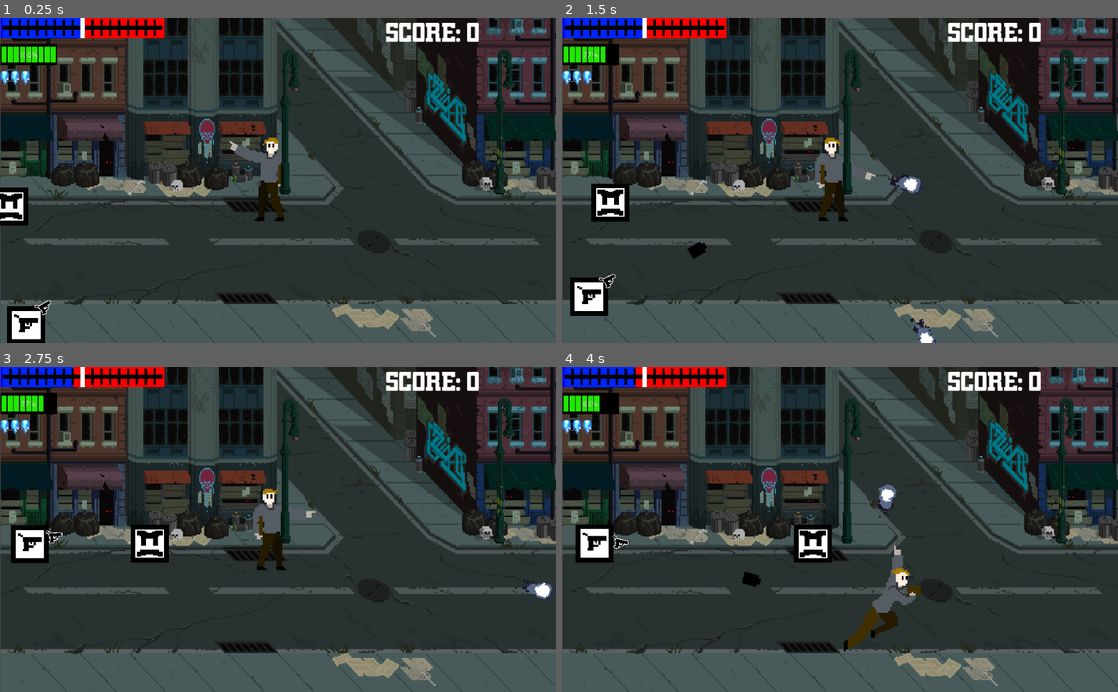
Above: before the commit, frames 1-4 (two rows, left to right).
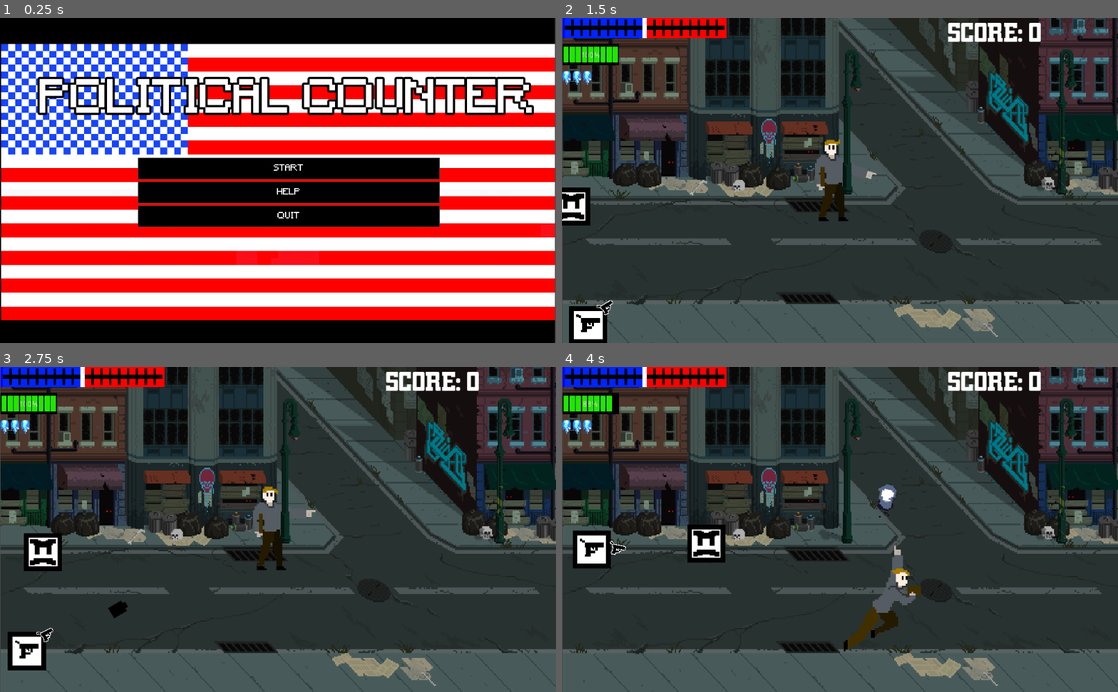
Above: after the commit, the same moments.

Repository: Fronzalo/Political_Counter
Game: Godot game, scene res://Title.tscn
Two runs of this game, one before a commit and one after it. Both use one fixed random seed, a clock stepped at 60 frames per second and the inputs below. Before the commit the project starts from res://Testing grounds.tscn.
Inputs (mouse positions are in pixels of both pictures, inside the frame that each line leads up to):
- Up to frame 1 (0.25 s): no input
- Up to frame 2 (1.5 s): click (851, 193) at 0.5 s, where only the run after the commit has a clickable "HELP"; click (851, 167) at 1.25 s, where only the run after the commit has a clickable "START"
- Up to frame 3 (2.75 s): tap Enter (select) at 2 s; move the mouse to (400, 513) at 2.02 s; hold D (right) from 2.03 s (still down); right-click (400, 513) at 2.1 s
- Up to frame 4 (4 s): move the mouse to (728, 545) at 2.77 s; release D (right) at 2.78 s; hold S (down) 2.78-3.53 s; tap Enter (select) at 2.85 s; move the mouse to (895, 458) at 3.52 s; hold D (right) from 3.53 s (still down); click (895, 458) at 3.6 s

The runs differ from the first frame. In frame 1, 97% of the frame differs, in the area x 0-100%, y 0-100%; in frame 2, 3.6%; in frame 3, 3.3%; in frame 4, 2.6%.

Commit message:
title screeeeeeeeeeen
We have a title screen now, wooooot

Diff:
--- a/MinimalUI.tres
+++ b/MinimalUI.tres
@@ -3,24 +3,24 @@
 [ext_resource path="res://OpenSans-Regular.ttf" type="DynamicFontData" id=1]
 [ext_resource path="res://Minecraft.ttf" type="DynamicFontData" id=2]
 
-[sub_resource type="DynamicFont" id=50]
+[sub_resource type="DynamicFont" id=1]
 font_data = ExtResource( 2 )
 
-[sub_resource type="StyleBoxFlat" id=1]
-bg_color = Color( 0, 0, 0, 1 )
-border_width_left = 1
-border_width_top = 1
-border_width_right = 1
-border_width_bottom = 1
-border_color = Color( 0.282353, 0.282353, 0.282353, 1 )
-
 [sub_resource type="StyleBoxFlat" id=2]
+bg_color = Color( 0, 0, 0, 1 )
+border_width_left = 1
+border_width_top = 1
+border_width_right = 1
+border_width_bottom = 1
+border_color = Color( 0.282353, 0.282353, 0.282353, 1 )
+
+[sub_resource type="StyleBoxFlat" id=3]
 bg_color = Color( 1, 1, 1, 0 )
 border_width_bottom = 1
 border_color = Color( 0.282353, 0.282353, 0.282353, 1 )
 expand_margin_bottom = 3.0
 
-[sub_resource type="StyleBoxFlat" id=3]
+[sub_resource type="StyleBoxFlat" id=4]
 bg_color = Color( 0, 0, 0, 1 )
 border_width_left = 1
 border_width_top = 1
@@ -36,62 +36,52 @@
 border_width_bottom = 1
 border_color = Color( 1, 1, 1, 1 )
 
-[sub_resource type="AtlasTexture" id=5]
+[sub_resource type="AtlasTexture" id=6]
 region = Rect2( 37, 111, 18, 18 )
 
-[sub_resource type="AtlasTexture" id=6]
+[sub_resource type="AtlasTexture" id=7]
 region = Rect2( 85, 111, 18, 18 )
 
-[sub_resource type="AtlasTexture" id=7]
+[sub_resource type="AtlasTexture" id=8]
 region = Rect2( 61, 111, 18, 18 )
 
-[sub_resource type="AtlasTexture" id=8]
+[sub_resource type="AtlasTexture" id=9]
 region = Rect2( 13, 111, 18, 18 )
 
-[sub_resource type="StyleBoxEmpty" id=9]
-
-[sub_resource type="AtlasTexture" id=10]
+[sub_resource type="StyleBoxEmpty" id=10]
+
+[sub_resource type="AtlasTexture" id=11]
 region = Rect2( 13, 79, 34, 19 )
 
-[sub_resource type="AtlasTexture" id=11]
+[sub_resource type="AtlasTexture" id=12]
 region = Rect2( 93, 79, 34, 19 )
 
-[sub_resource type="AtlasTexture" id=12]
+[sub_resource type="AtlasTexture" id=13]
 region = Rect2( 53, 79, 34, 19 )
 
-[sub_resource type="AtlasTexture" id=13]
+[sub_resource type="AtlasTexture" id=14]
 region = Rect2( 133, 79, 34, 19 )
 
-[sub_resource type="StyleBoxEmpty" id=14]
-
-[sub_resource type="StyleBoxFlat" id=15]
-bg_color = Color( 0.129412, 0.129412, 0.129412, 1 )
+[sub_resource type="StyleBoxEmpty" id=15]
 
 [sub_resource type="StyleBoxFlat" id=16]
 bg_color = Color( 0.129412, 0.129412, 0.129412, 1 )
+
+[sub_resource type="StyleBoxFlat" id=17]
+bg_color = Color( 0.129412, 0.129412, 0.129412, 1 )
 border_width_left = 1
 border_width_top = 1
 border_width_right = 1
 border_width_bottom = 1
 border_color = Color( 1, 1, 1, 1 )
 
-[sub_resource type="StyleBoxFlat" id=17]
+[sub_resource type="StyleBoxFlat" id=18]
 bg_color = Color( 0.282353, 0.282353, 0.282353, 1 )
 border_width_left = 1
 border_width_top = 1
 border_width_right = 1
 border_width_bottom = 1
 border_color = Color( 1, 1, 1, 1 )
-
-[sub_resource type="StyleBoxFlat" id=18]
-content_margin_top = 7.0
-content_margin_bottom = 7.0
-bg_color = Color( 0, 0, 0, 1 )
-border_width_left = 1
-border_width_top = 1
-border_width_right = 1
-border_width_bottom = 1
-border_color = Color( 0.129412, 0.129412, 0.129412, 1 )
 
 [sub_resource type="StyleBoxFlat" id=19]
 content_margin_top = 7.0
@@ -101,35 +91,45 @@
 border_width_top = 1
 border_width_right = 1
 border_width_bottom = 1
-border_color = Color( 0.282353, 0.282353, 0.282353, 1 )
-
-[sub_resource type="StyleBoxLine" id=20]
+border_color = Color( 0.129412, 0.129412, 0.129412, 1 )
+
+[sub_resource type="StyleBoxFlat" id=20]
+content_margin_top = 7.0
+content_margin_bottom = 7.0
+bg_color = Color( 0, 0, 0, 1 )
+border_width_left = 1
+border_width_top = 1
+border_width_right = 1
+border_width_bottom = 1
+border_color = Color( 0.282353, 0.282353, 0.282353, 1 )
+
+[sub_resource type="StyleBoxLine" id=21]
 color = Color( 0.282353, 0.282353, 0.282353, 1 )
 
-[sub_resource type="AtlasTexture" id=21]
+[sub_resource type="AtlasTexture" id=22]
 region = Rect2( 80, 10, 12, 28 )
 
-[sub_resource type="AtlasTexture" id=22]
+[sub_resource type="AtlasTexture" id=23]
 region = Rect2( 112, 10, 12, 28 )
 
-[sub_resource type="AtlasTexture" id=23]
+[sub_resource type="AtlasTexture" id=24]
 region = Rect2( 144, 10, 12, 28 )
 
-[sub_resource type="StyleBoxFlat" id=24]
+[sub_resource type="StyleBoxFlat" id=25]
 bg_color = Color( 0.282353, 0.282353, 0.282353, 1 )
 corner_radius_top_left = 2
 corner_radius_bottom_left = 2
 expand_margin_top = 2.0
 expand_margin_bottom = 2.0
 
-[sub_resource type="StyleBoxFlat" id=25]
+[sub_resource type="StyleBoxFlat" id=26]
 bg_color = Color( 1, 1, 1, 1 )
 corner_radius_top_left = 2
 corner_radius_bottom_left = 2
 expand_margin_top = 2.0
 expand_margin_bottom = 2.0
 
-[sub_resource type="StyleBoxFlat" id=26]
+[sub_resource type="StyleBoxFlat" id=27]
 bg_color = Color( 0.129412, 0.129412, 0.129412, 1 )
 corner_radius_top_left = 2
 corner_radius_top_right = 2
@@ -138,32 +138,20 @@
 expand_margin_top = 2.0
 expand_margin_bottom = 2.0
 
-[sub_resource type="StyleBoxFlat" id=27]
+[sub_resource type="StyleBoxFlat" id=28]
 bg_color = Color( 0.129412, 0.129412, 0.129412, 0 )
 border_width_left = 1
 border_width_top = 1
 border_width_right = 1
 border_width_bottom = 1
 border_color = Color( 1, 1, 1, 1 )
-
-[sub_resource type="StyleBoxFlat" id=28]
-content_margin_left = 5.0
-content_margin_right = 5.0
-content_margin_top = 5.0
-content_margin_bottom = 5.0
-bg_color = Color( 0, 0, 0, 1 )
-border_width_left = 1
-border_width_top = 1
-border_width_right = 1
-border_width_bottom = 1
-border_color = Color( 0.282353, 0.282353, 0.282353, 1 )
 
 [sub_resource type="StyleBoxFlat" id=29]
 content_margin_left = 5.0
 content_margin_right = 5.0
 content_margin_top = 5.0
 content_margin_bottom = 5.0
-bg_color = Color( 0.129412, 0.129412, 0.129412, 1 )
+bg_color = Color( 0, 0, 0, 1 )
 border_width_left = 1
 border_width_top = 1
 border_width_right = 1
@@ -171,12 +159,24 @@
 border_color = Color( 0.282353, 0.282353, 0.282353, 1 )
 
 [sub_resource type="StyleBoxFlat" id=30]
+content_margin_left = 5.0
+content_margin_right = 5.0
+content_margin_top = 5.0
+content_margin_bottom = 5.0
+bg_color = Color( 0.129412, 0.129412, 0.129412, 1 )
+border_width_left = 1
+border_width_top = 1
+border_width_right = 1
+border_width_bottom = 1
+border_color = Color( 0.282353, 0.282353, 0.282353, 1 )
+
+[sub_resource type="StyleBoxFlat" id=31]
 bg_color = Color( 0.282353, 0.282353, 0.282353, 1 )
 
-[sub_resource type="StyleBoxLine" id=31]
+[sub_resource type="StyleBoxLine" id=32]
 color = Color( 0.282353, 0.282353, 0.282353, 1 )
 
-[sub_resource type="StyleBoxFlat" id=32]
+[sub_resource type="StyleBoxFlat" id=33]
 content_margin_left = 7.0
 content_margin_right = 7.0
 content_margin_top = 7.0
@@ -188,15 +188,15 @@
 border_width_bottom = 1
 border_color = Color( 0.282353, 0.282353, 0.282353, 1 )
 
-[sub_resource type="StyleBoxFlat" id=33]
-bg_color = Color( 0.129412, 0.129412, 0.129412, 1 )
-border_width_left = 1
-border_width_top = 1
-border_width_right = 1
-border_width_bottom = 1
-border_color = Color( 0.282353, 0.282353, 0.282353, 1 )
-
 [sub_resource type="StyleBoxFlat" id=34]
+bg_color = Color( 0.129412, 0.129412, 0.129412, 1 )
+border_width_left = 1
+border_width_top = 1
+border_width_right = 1
+border_width_bottom = 1
+border_color = Color( 0.282353, 0.282353, 0.282353, 1 )
+
+[sub_resource type="StyleBoxFlat" id=35]
 bg_color = Color( 0, 0, 0, 1 )
 border_width_left = 1
 border_width_top = 1
@@ -207,26 +207,26 @@
 expand_margin_top = 2.0
 expand_margin_bottom = 2.0
 
-[sub_resource type="StyleBoxFlat" id=35]
+[sub_resource type="StyleBoxFlat" id=36]
 content_margin_left = 5.0
 content_margin_right = 5.0
 content_margin_top = 5.0
 content_margin_bottom = 2.0
 bg_color = Color( 0.282353, 0.282353, 0.282353, 1 )
 
-[sub_resource type="StyleBoxFlat" id=36]
-content_margin_left = 10.0
-content_margin_right = 10.0
-bg_color = Color( 0, 0, 0, 1 )
-border_width_left = 1
-border_width_top = 1
-border_width_right = 1
-border_width_bottom = 1
-border_color = Color( 0.129412, 0.129412, 0.129412, 1 )
-
 [sub_resource type="StyleBoxFlat" id=37]
 content_margin_left = 10.0
 content_margin_right = 10.0
+bg_color = Color( 0, 0, 0, 1 )
+border_width_left = 1
+border_width_top = 1
+border_width_right = 1
+border_width_bottom = 1
+border_color = Color( 0.129412, 0.129412, 0.129412, 1 )
+
+[sub_resource type="StyleBoxFlat" id=38]
+content_margin_left = 10.0
+content_margin_right = 10.0
 content_margin_top = 0.0
 bg_color = Color( 0, 0, 0, 1 )
 border_width_left = 1
@@ -235,35 +235,25 @@
 border_color = Color( 0.282353, 0.282353, 0.282353, 1 )
 expand_margin_top = 2.0
 expand_margin_bottom = 1.0
-
-[sub_resource type="StyleBoxFlat" id=38]
-content_margin_left = 5.0
-content_margin_right = 5.0
-content_margin_top = 5.0
-content_margin_bottom = 5.0
-bg_color = Color( 0, 0, 0, 1 )
-border_width_left = 1
-border_width_top = 1
-border_width_right = 1
-border_width_bottom = 1
-border_color = Color( 0.282353, 0.282353, 0.282353, 1 )
 
 [sub_resource type="StyleBoxFlat" id=39]
 content_margin_left = 5.0
 content_margin_right = 5.0
 content_margin_top = 5.0
 content_margin_bottom = 5.0
+bg_color = Color( 0, 0, 0, 1 )
+border_width_left = 1
+border_width_top = 1
+border_width_right = 1
+border_width_bottom = 1
+border_color = Color( 0.282353, 0.282353, 0.282353, 1 )
+
+[sub_resource type="StyleBoxFlat" id=40]
+content_margin_left = 5.0
+content_margin_right = 5.0
+content_margin_top = 5.0
+content_margin_bottom = 5.0
 bg_color = Color( 0.282353, 0.282353, 0.282353, 1 )
-
-[sub_resource type="StyleBoxFlat" id=40]
-content_margin_left = 7.0
-content_margin_right = 7.0
-bg_color = Color( 0, 0, 0, 1 )
-border_width_left = 1
-border_width_top = 1
-border_width_right = 1
-border_width_bottom = 1
-border_color = Color( 0.129412, 0.129412, 0.129412, 1 )
 
 [sub_resource type="StyleBoxFlat" id=41]
 content_margin_left = 7.0
@@ -273,22 +263,32 @@
 border_width_top = 1
 border_width_right = 1
 border_width_bottom = 1
-border_color = Color( 0.282353, 0.282353, 0.282353, 1 )
-
-[sub_resource type="StyleBoxLine" id=42]
+border_color = Color( 0.129412, 0.129412, 0.129412, 1 )
+
+[sub_resource type="StyleBoxFlat" id=42]
+content_margin_left = 7.0
+content_margin_right = 7.0
+bg_color = Color( 0, 0, 0, 1 )
+border_width_left = 1
+border_width_top = 1
+border_width_right = 1
+border_width_bottom = 1
+border_color = Color( 0.282353, 0.282353, 0.282353, 1 )
+
+[sub_resource type="StyleBoxLine" id=43]
 color = Color( 0.282353, 0.282353, 0.282353, 1 )
 vertical = true
 
-[sub_resource type="AtlasTexture" id=43]
+[sub_resource type="AtlasTexture" id=44]
 region = Rect2( 74, 52, 24, 10 )
 
-[sub_resource type="AtlasTexture" id=44]
+[sub_resource type="AtlasTexture" id=45]
 region = Rect2( 106, 52, 24, 8 )
 
-[sub_resource type="AtlasTexture" id=45]
+[sub_resource type="AtlasTexture" id=46]
 region = Rect2( 138, 52, 24, 8 )
 
-[sub_resource type="StyleBoxFlat" id=46]
+[sub_resource type="StyleBoxFlat" id=47]
 content_margin_left = 2.0
 content_margin_right = 2.0
 content_margin_top = 0.0
--- /dev/null
+++ b/Title.gd
@@ -0,0 +1,12 @@
+extends Node2D
+
+
+
+
+
+func _on_Start_pressed():
+	get_tree().change_scene("res://Testing grounds.tscn")
+
+
+func _on_Quit_pressed():
+	get_tree().quit()
--- /dev/null
+++ b/Title.tscn
@@ -0,0 +1,75 @@
+[gd_scene load_steps=7 format=2]
+
+[ext_resource path="res://Testing resources/flag (1).png" type="Texture" id=1]
+[ext_resource path="res://Testing resources/New Piskel (1).png" type="Texture" id=2]
+[ext_resource path="res://Minecraft.ttf" type="DynamicFontData" id=3]
+[ext_resource path="res://MinimalUI.tres" type="Theme" id=4]
+[ext_resource path="res://Title.gd" type="Script" id=5]
+
+[sub_resource type="DynamicFont" id=1]
+size = 83
+outline_size = 4
+outline_color = Color( 0, 0, 0, 1 )
+font_data = ExtResource( 3 )
+
+[node name="Title" type="Node2D"]
+script = ExtResource( 5 )
+
+[node name="New Piskel (1)" type="Sprite" parent="."]
+position = Vector2( 511.125, 300.5 )
+scale = Vector2( 20.435, 120.15 )
+texture = ExtResource( 2 )
+
+[node name="flag (1)" type="Sprite" parent="."]
+position = Vector2( 512, 303 )
+scale = Vector2( 12.75, 12.75 )
+texture = ExtResource( 1 )
+
+[node name="buttons" type="VBoxContainer" parent="."]
+margin_left = 254.0
+margin_top = 258.0
+margin_right = 810.0
+margin_bottom = 386.0
+rect_rotation = 360.0
+theme = ExtResource( 4 )
+__meta__ = {
+"_edit_use_anchors_": false
+}
+
+[node name="Start" type="Button" parent="buttons"]
+margin_right = 556.0
+margin_bottom = 40.0
+rect_min_size = Vector2( 0, 40 )
+text = "START"
+
+[node name="Help" type="Button" parent="buttons"]
+margin_top = 44.0
+margin_right = 556.0
+margin_bottom = 84.0
+rect_min_size = Vector2( 0, 40 )
+text = "HELP"
+
+[node name="Quit" type="Button" parent="buttons"]
+margin_top = 88.0
+margin_right = 556.0
+margin_bottom = 128.0
+rect_min_size = Vector2( 0, 40 )
+text = "QUIT"
+__meta__ = {
+"_edit_use_anchors_": false
+}
+
+[node name="Label" type="Label" parent="."]
+margin_left = 72.9954
+margin_top = 111.719
+margin_right = 1002.0
+margin_bottom = 304.719
+custom_fonts/font = SubResource( 1 )
+text = "POLITICAL COUNTER"
+align = 3
+__meta__ = {
+"_edit_use_anchors_": false
+}
+
+[connection signal="pressed" from="buttons/Start" to="." method="_on_Start_pressed"]
+[connection signal="pressed" from="buttons/Quit" to="." method="_on_Quit_pressed"]
--- a/pause panel.tscn
+++ b/pause panel.tscn
@@ -3,22 +3,22 @@
 [ext_resource path="res://Minecraft.ttf" type="DynamicFontData" id=1]
 [ext_resource path="res://MinimalUI.tres" type="Theme" id=2]
 
+[sub_resource type="DynamicFont" id=1]
+font_data = ExtResource( 1 )
+
+[sub_resource type="DynamicFont" id=2]
+font_data = ExtResource( 1 )
+
+[sub_resource type="DynamicFont" id=3]
+font_data = ExtResource( 1 )
+
+[sub_resource type="DynamicFont" id=4]
+font_data = ExtResource( 1 )
+
 [sub_resource type="DynamicFont" id=5]
 font_data = ExtResource( 1 )
 
 [sub_resource type="DynamicFont" id=6]
-font_data = ExtResource( 1 )
-
-[sub_resource type="DynamicFont" id=1]
-font_data = ExtResource( 1 )
-
-[sub_resource type="DynamicFont" id=2]
-font_data = ExtResource( 1 )
-
-[sub_resource type="DynamicFont" id=3]
-font_data = ExtResource( 1 )
-
-[sub_resource type="DynamicFont" id=4]
 font_data = ExtResource( 1 )
 
 [node name="pause_panel" type="Panel"]
@@ -131,6 +131,9 @@
 margin_right = 140.0
 margin_bottom = 120.0
 text = "quit"
+__meta__ = {
+"_edit_use_anchors_": false
+}
 
 [node name="charecter health thingo" type="Panel" parent="CenterContainer/Panel/MarginContainer/VBoxContainer/HBoxContainer"]
 margin_left = 158.0
@@ -188,7 +191,7 @@
 
 [node name="VBoxContainer" type="VBoxContainer" parent="CenterContainer/quitconfirm/MarginContainer"]
 margin_right = 199.0
-margin_bottom = 52.0
+margin_bottom = 45.0
 
 [node name="Label" type="Label" parent="CenterContainer/quitconfirm/MarginContainer/VBoxContainer"]
 margin_right = 168.0
--- a/project.godot
+++ b/project.godot
@@ -15,7 +15,7 @@
 [application]
 
 config/name="Political Counter"
-run/main_scene="res://Testing grounds.tscn"
+run/main_scene="res://Title.tscn"
 config/icon="res://icon.png"
 
 [autoload]
Not shown: 13 places in MinimalUI.tres that only renumber resources
Not shown: 4 places in pause panel.tscn that only renumber resources
